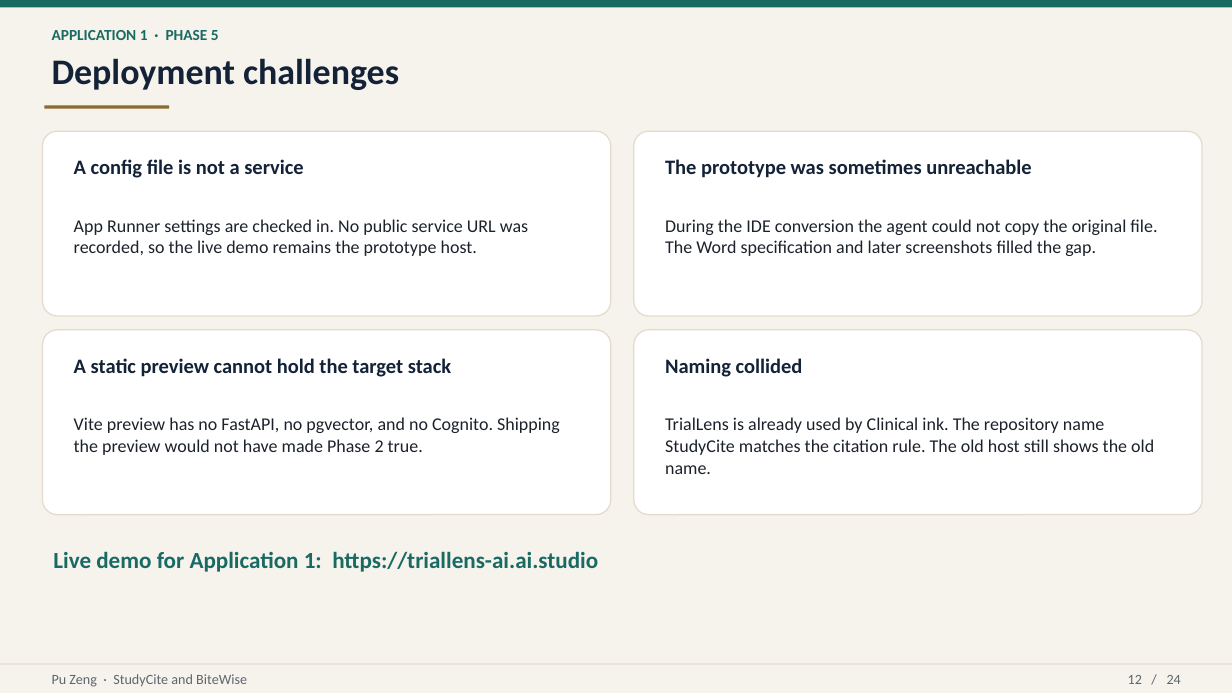
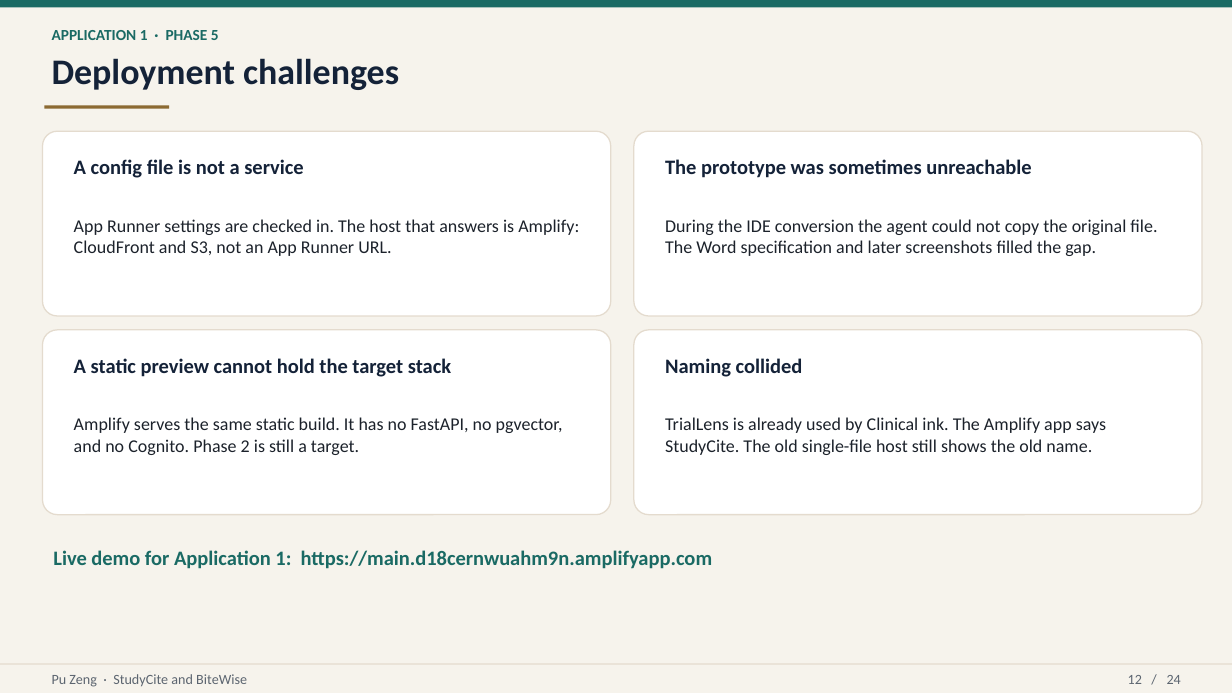
Before and after one commit to puzeng/AIML505_BiteWise, a slide deck: slide 12 of STUDYCITE_BITEWISE_CAPSTONE.pptx. Drawn at 1232x693 pixels with LibreOffice and Linux fonts; fonts in the diff are those of the drawing. Boxes give left, top, right and bottom in pixels: in the first picture for what was removed or moved away, otherwise in the second. Text is boxed around its words. In the diff, an @@ line names an element or a change of style, - is before the commit and + after.

Commit message:
Point the capstone deck at the published StudyCite app.
The first app's live demo is the Amplify host, with screenshots of that build, and App Runner stays a config file rather than the address that answers.

```diff
--- a/STUDYCITE_BITEWISE_CAPSTONE.pptx
+++ b/STUDYCITE_BITEWISE_CAPSTONE.pptx
@@ text at [74, 219, 579, 256]: text changed @@
-App Runner settings are checked in. No public service URL was recorded, so the live demo remains the prototype host.
+App Runner settings are checked in. The host that answers is Amplify: CloudFront and S3, not an App Runner URL.
@@ text at [74, 417, 563, 455]: text changed @@
-Vite preview has no FastAPI, no pgvector, and no Cognito. Shipping the preview would not have made Phase 2 true.
+Amplify serves the same static build. It has no FastAPI, no pgvector, and no Cognito. Phase 2 is still a target.
@@ text at [665, 417, 1106, 455]: text changed @@
-TrialLens is already used by Clinical ink. The repository name StudyCite matches the citation rule. The old host still shows the old name.
+TrialLens is already used by Clinical ink. The Amplify app says StudyCite. The old single-file host still shows the old name.
@@ text at [53, 550, 713, 569]: text changed; size 18 to 16 pt @@
-Live demo for Application 1: https://triallens-ai.ai.studio
+Live demo for Application 1: https://main.d18cernwuahm9n.amplifyapp.com
```
Also in this commit, not shown: 6 other slides changed, 4 other files.
